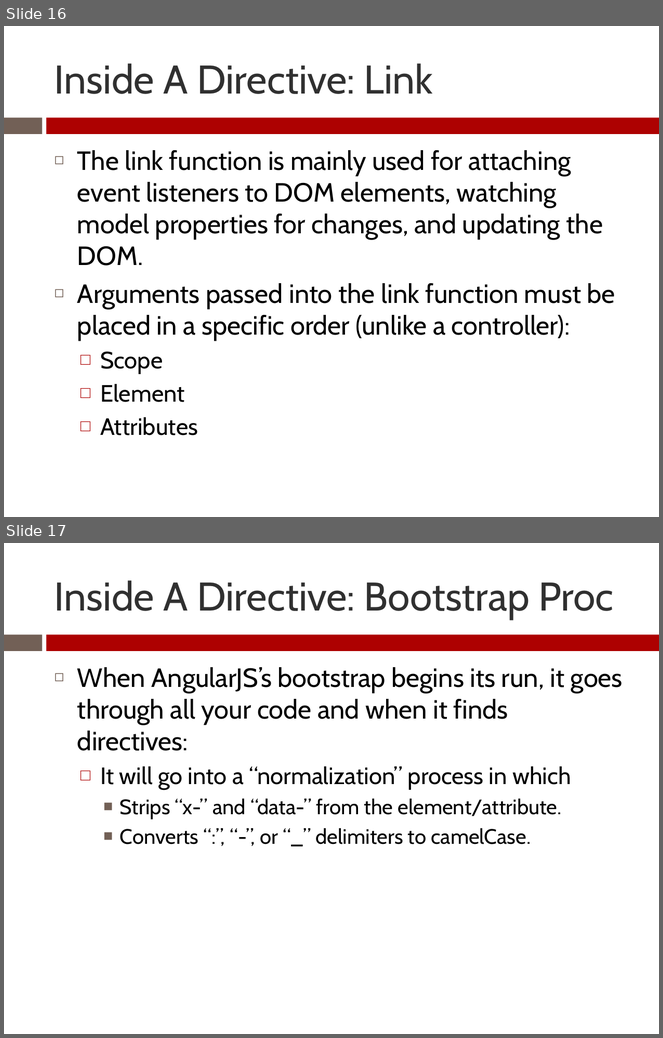
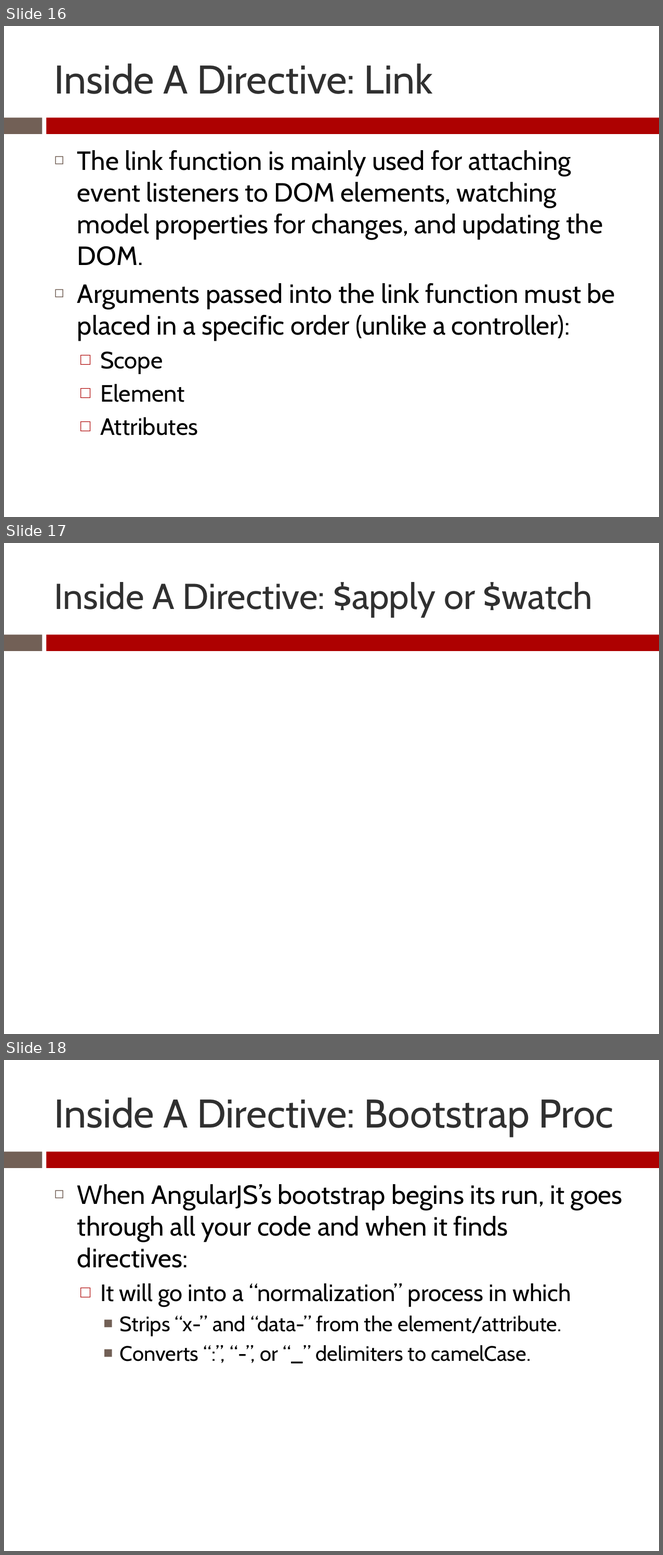
Before and after one commit to Zenitram-Oriaj/AngularJS_Directives, a slide deck: presentation/ajs_dir_presentation.pptx. Shown one above the other, each under a label of ours: slides 16 and 17 before the commit, slides 16, 17 and 18 after it. The pictures are 663x1038 and 663x1555 pixels, drawn with LibreOffice and Linux fonts; fonts in the diff are those of the drawing. Boxes give left, top, right and bottom in pixels: in the first picture for what was removed or moved away, otherwise in the second. Text is boxed around its words. In the diff, an @@ line names an element or a change of style, - is before the commit and + after.

```diff
--- a/presentation/ajs_dir_presentation.pptx
+++ b/presentation/ajs_dir_presentation.pptx
@@ slide 17 added at (4, 543, 659, 1034), background #FFFFFF; not listed: 2 template elements that a slide beside it also shows @@
@@ title added at (54, 582, 593, 617), 39.6 pt, text #303030 @@
+Inside A Directive: $apply or $watch
@@ what was slide 17 is now slide 18 @@
```
Also in this commit, not shown: 2 slides changed, 4 other files.
